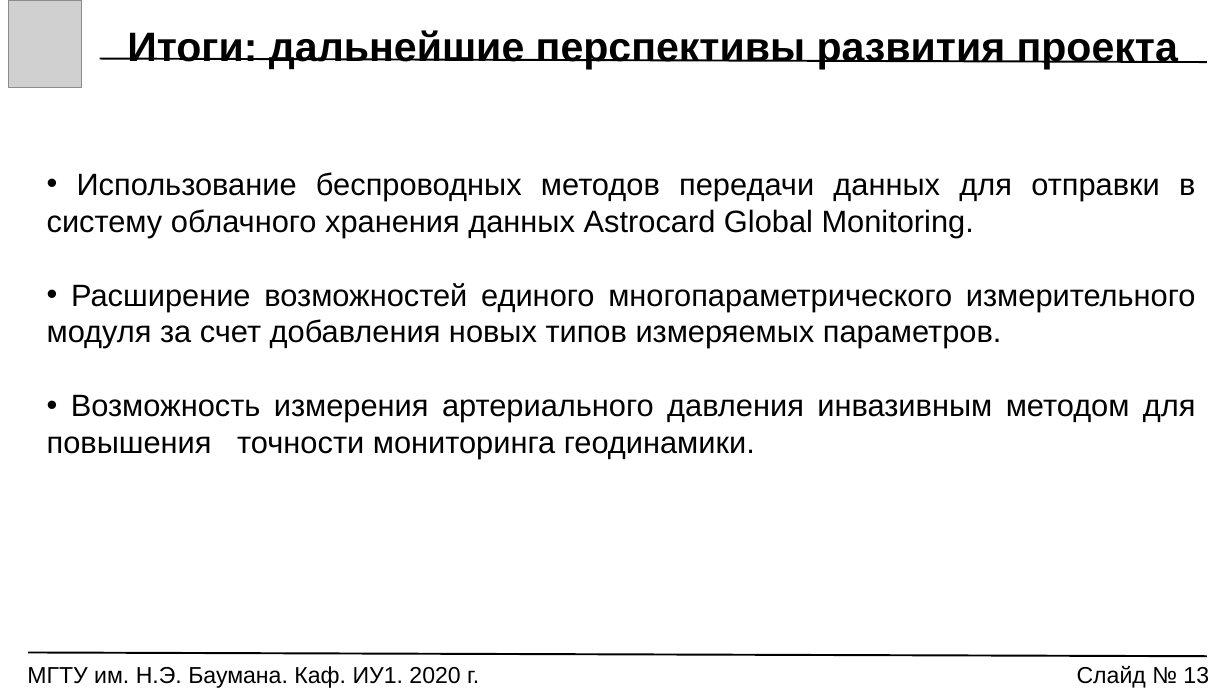
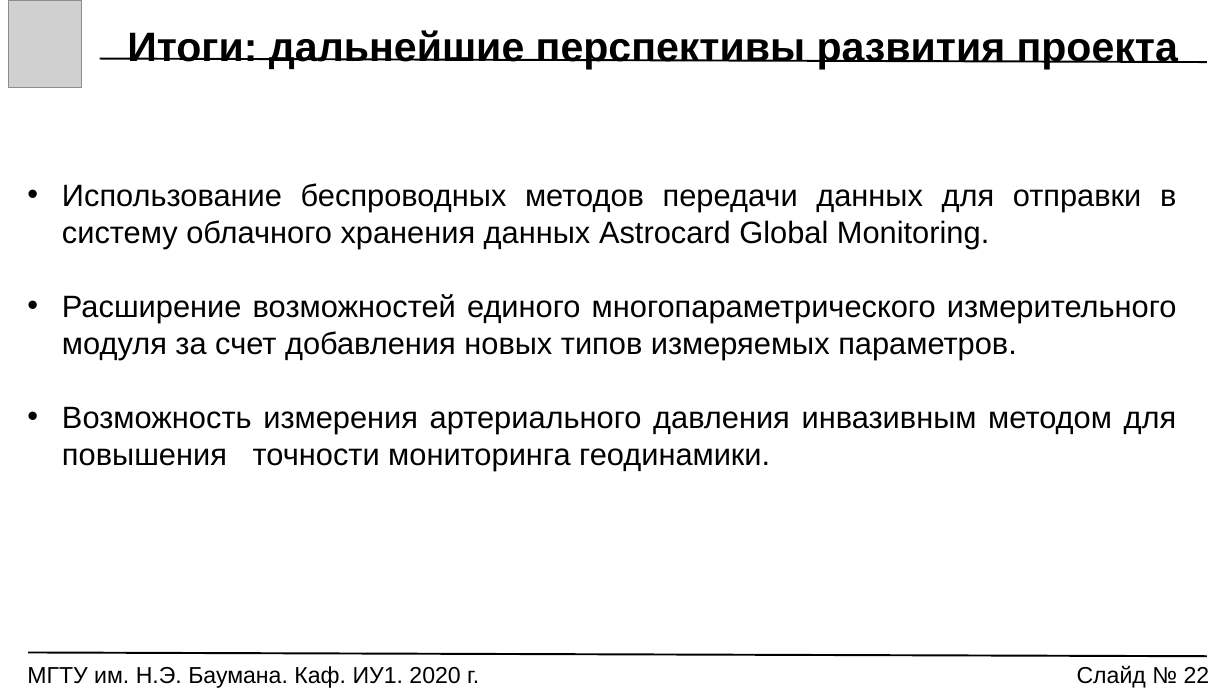
Before and after one commit to Markus85666/Graduation-Qualification-Work, a slide deck: slide 22 of РЕЧЬ_ПРЕЗЕНТАЦИЯ/VKR_Prezentatsia.pptx (slide 13 before the commit). Drawn at 1232x693 pixels with LibreOffice and Linux fonts; fonts in the diff are those of the drawing; grey boxes stand for pictures. Boxes give left, top, right and bottom in pixels: in the first picture for what was removed or moved away, otherwise in the second. Text is boxed around its words. In the diff, an @@ line names an element or a change of style, - is before the commit and + after.

```diff
--- a/РЕЧЬ_ПРЕЗЕНТАЦИЯ/VKR_Prezentatsia.pptx
+++ b/РЕЧЬ_ПРЕЗЕНТАЦИЯ/VKR_Prezentatsia.pptx
@@ text "Использование беспроводных методов передачи данных ...": place and size @@
-text "Использование беспроводных методов передачи данных ..." at box(47, 172, 1196, 459)
+text "Использование беспроводных методов передачи данных ..." at box(62, 183, 1177, 470)
@@ text "Использование беспроводных методов передачи данных ..." at box(62, 183, 1177, 470): indent changed @@
@@ text at box(1077, 666, 1210, 688): text changed @@
-Слайд № 13
+Слайд № 22
```
Also in this commit, not shown: 12 other slides changed, 9 slides added, 16 other files.
